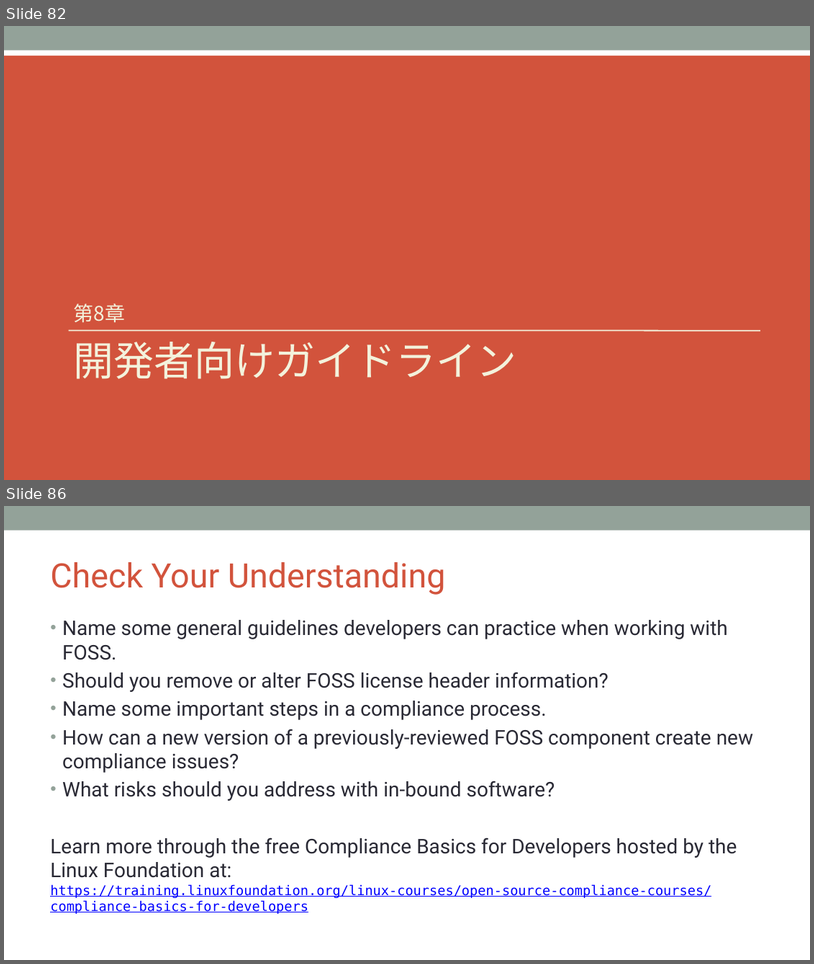
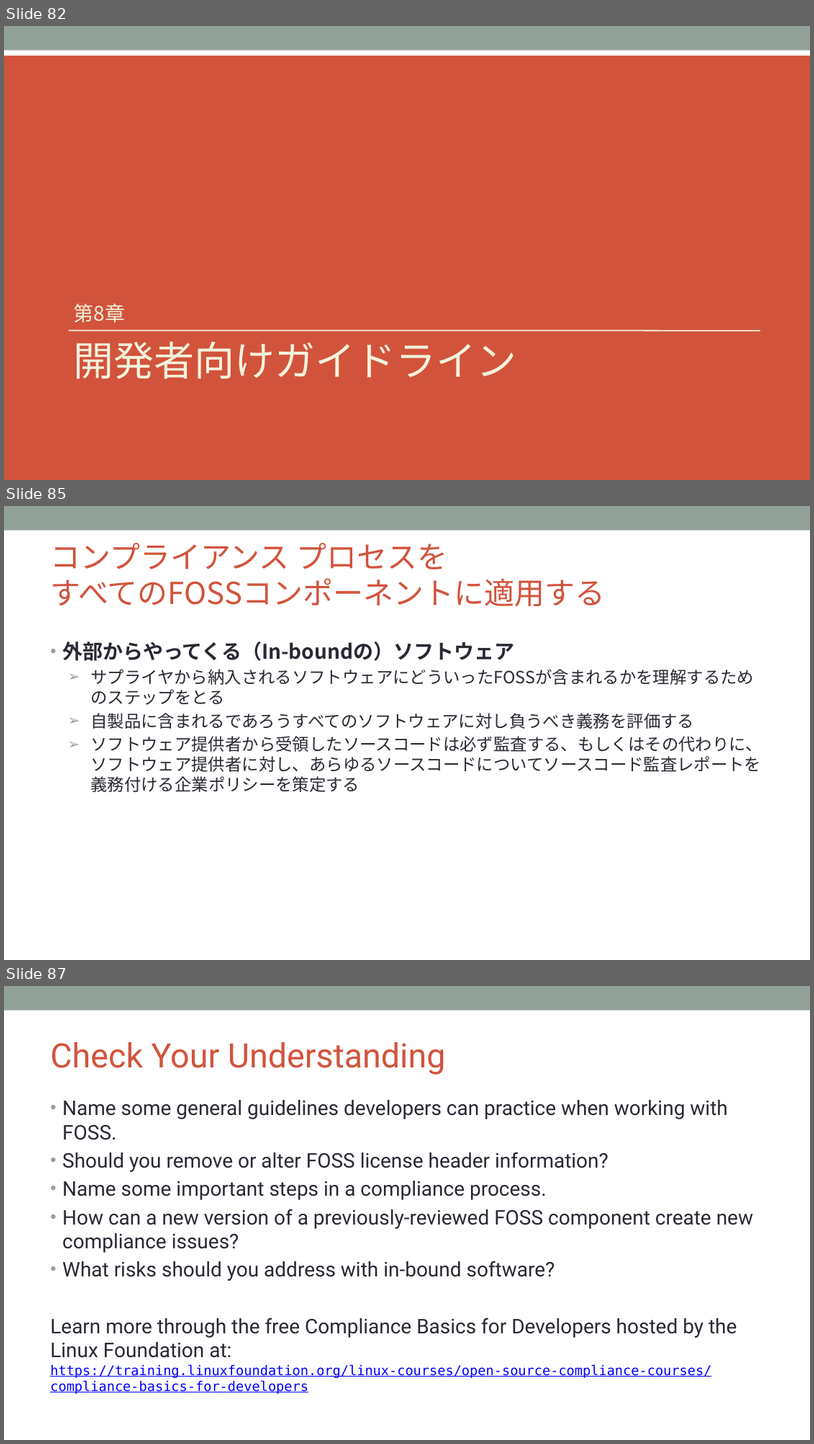
Before and after one commit to OpenChain-Project/Curriculum-Translation-JP, a slide deck: REVIEW/Version_for_v1.1/openchain-curriculum-for-1-1_JP_review_tani.pptx. Shown one above the other, each under a label of ours: slides 82 and 86 before the commit, slides 82, 85 and 87 after it; the slides between them are not shown. The pictures are 814x964 and 814x1444 pixels, drawn with LibreOffice and Linux fonts; fonts in the diff are those of the drawing; background and template pictures are left out. Boxes give left, top, right and bottom in pixels: in the first picture for what was removed or moved away, otherwise in the second. Text is boxed around its words. In the diff, an @@ line names an element or a change of style, - is before the commit and + after.

```diff
--- a/REVIEW/Version_for_v1.1/openchain-curriculum-for-1-1_JP_review_tani.pptx
+++ b/REVIEW/Version_for_v1.1/openchain-curriculum-for-1-1_JP_review_tani.pptx
@@ slide 85 added at bbox=[4, 506, 810, 960], background #FFFFFF; not listed: 1 template element that a slide beside it also shows @@
@@ title added at bbox=[50, 543, 605, 607], 36 pt, text #D2533C @@
+コンプライアンス プロセスを
+すべてのFOSSコンポーネントに適用する
@@ text added at bbox=[62, 641, 762, 792], 20 pt, text #292934 @@
+• 外部からやってくる（In-boundの）ソフトウェア
+  ➢ サプライヤから納入されるソフトウェアにどういったFOSSが含まれるかを理解するためのステップをとる
+  ➢ 自製品に含まれるであろうすべてのソフトウェアに対し負うべき義務を評価する
+  ➢ ソフトウェア提供者から受領したソースコードは必ず監査する、もしくはその代わりに、ソフトウェア提供者に対し、あらゆるソースコードについてソースコード監査レポートを義務付ける企業ポリシーを策定する
@@ what was slide 86 is now slide 87 @@
```
Also in this commit, not shown: 4 slides changed, 3 other slides added, 3 slides removed.
